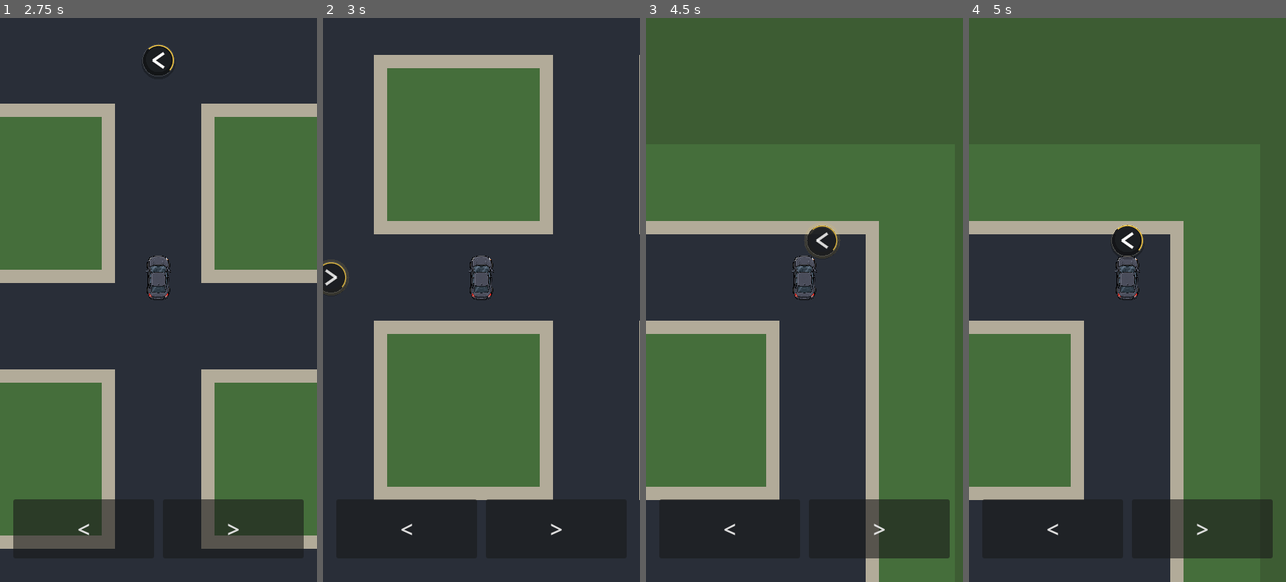
Above: before the commit, frames 1-4 (left to right).
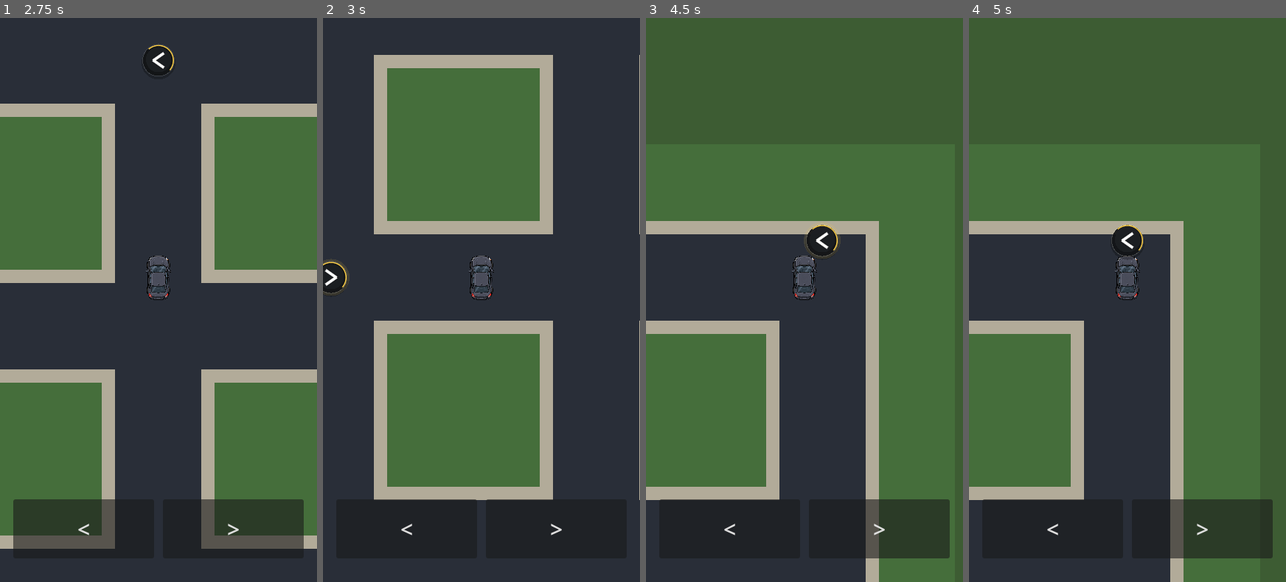
Above: after the commit, the same moments.

Repository: patrickcallahancomedy/comedian
Game: Godot game, scene res://scenes/drive/drive_module.tscn
Two runs of this game, one before a commit and one after it. Both use one fixed random seed, a clock stepped at 60 frames per second and the inputs below.
Inputs (mouse positions are in pixels of both pictures, inside the frame that each line leads up to):
- Up to frame 1 (2.75 s): click "START" at 0.5 s; tap Enter (ui_accept) at 1.25, 1.52 s; move the mouse to (228, 271) at 1.27 s; hold Right 1.28-2 s; tap Space at 1.35 s; click (228, 271) at 1.42 s; drag from (95, 328) to (142, 412) at 2.02 s
- Up to frame 2 (3 s): move the mouse to (513, 175) at 2.77 s; hold Right from 2.78 s (still down); tap Space at 2.85 s
- Up to frame 3 (4.5 s): release Right at 3.5 s; drag from (788, 412) to (709, 215) at 3.52 s; move the mouse to (899, 384) at 4.27 s; hold Left from 4.28 s (still down); tap Space at 4.35 s
- Up to frame 4 (5 s): keep holding Left; tap Enter (ui_accept) at 4.52 s

Frame 1 is identical in both runs. In frame 2, 0.1% of the frame differs, in the area x 0-9%, y 42-49%; in frame 3, 0.1%, in the area x 49-62%, y 36-43%; in frame 4, less than 0.1%.

Commit message:
Fix completed turn markers and style highway

Diff:
--- a/godot/scripts/drive/drive_grid_controller.gd
+++ b/godot/scripts/drive/drive_grid_controller.gd
@@ -28,7 +28,18 @@
 const NEIGHBORHOOD_VISUAL_PADDING_CELLS := 1.5
 const NEIGHBORHOOD_EDGE_COLOR := Color(0.24, 0.36, 0.20)
 const CONNECTOR_COLOR := Color(0.93, 0.56, 0.20)
-const HIGHWAY_COLOR := Color(0.72, 0.42, 0.58)
+const HIGHWAY_ASPHALT_COLOR := Color(0.115, 0.125, 0.145)
+const HIGHWAY_ASPHALT_ALT := Color(0.135, 0.145, 0.165)
+const HIGHWAY_TEXTURE_COLOR := Color(0.04, 0.045, 0.055, 0.22)
+const HIGHWAY_SHOULDER_COLOR := Color(0.20, 0.21, 0.22)
+const HIGHWAY_MARKING_COLOR := Color(0.93, 0.92, 0.86, 0.92)
+const HIGHWAY_EDGE_COLOR := Color(0.97, 0.96, 0.90, 0.96)
+const HIGHWAY_EXIT_GUIDE_COLOR := Color(1.0, 0.78, 0.24, 0.90)
+const HIGHWAY_TERRAIN_COLOR := Color(0.20, 0.29, 0.20)
+const HIGHWAY_TERRAIN_ALT := Color(0.23, 0.32, 0.22)
+const HIGHWAY_TERRAIN_GRID_COLOR := Color(0.08, 0.12, 0.08, 0.24)
+const HIGHWAY_TERRAIN_PADDING := 90.0
+const HIGHWAY_TERRAIN_CELL := 20.0
 const CITY_COLOR := Color(0.42, 0.44, 0.48)
 const GRID_COLOR := Color(0.08, 0.09, 0.09, 0.45)
 const BORDER_COLOR := Color(0.93, 0.92, 0.86)
@@ -426,6 +437,7 @@
 
 	_draw_neighborhood()
 
+	_draw_highway_surroundings()
 	_draw_world_rect(MAP.CONNECTOR_ONE_RECT, CONNECTOR_COLOR)
 	_draw_highway()
 	_draw_city_connector()
@@ -603,37 +615,158 @@
 	draw_colored_polygon(points, CONNECTOR_COLOR)
 
 
+func _draw_highway_surroundings() -> void:
+	var rect := Rect2(
+		Vector2(
+			MAP.HIGHWAY_RECT.position.x,
+			MAP.HIGHWAY_RECT.position.y - HIGHWAY_TERRAIN_PADDING
+		),
+		Vector2(
+			MAP.HIGHWAY_RECT.size.x,
+			MAP.HIGHWAY_RECT.size.y + HIGHWAY_TERRAIN_PADDING * 2.0
+		)
+	)
+
+	var columns := int(ceil(rect.size.x / HIGHWAY_TERRAIN_CELL))
+	var rows := int(ceil(rect.size.y / HIGHWAY_TERRAIN_CELL))
+
+	for row in range(rows):
+		for column in range(columns):
+			var cell_position := rect.position + Vector2(
+				float(column) * HIGHWAY_TERRAIN_CELL,
+				float(row) * HIGHWAY_TERRAIN_CELL
+			)
+			var cell_size := Vector2(
+				minf(HIGHWAY_TERRAIN_CELL, rect.end.x - cell_position.x),
+				minf(HIGHWAY_TERRAIN_CELL, rect.end.y - cell_position.y)
+			)
+			var color := HIGHWAY_TERRAIN_COLOR
+			if (row + column) % 2 == 1:
+				color = HIGHWAY_TERRAIN_ALT
+			_draw_world_rect(Rect2(cell_position, cell_size), color)
+
+	var x := rect.position.x + HIGHWAY_TERRAIN_CELL
+	while x < rect.end.x:
+		_draw_world_line(
+			Vector2(x, rect.position.y),
+			Vector2(x, rect.end.y),
+			HIGHWAY_TERRAIN_GRID_COLOR,
+			0.8
+		)
+		x += HIGHWAY_TERRAIN_CELL
+
+	var y := rect.position.y + HIGHWAY_TERRAIN_CELL
+	while y < rect.end.y:
+		_draw_world_line(
+			Vector2(rect.position.x, y),
+			Vector2(rect.end.x, y),
+			HIGHWAY_TERRAIN_GRID_COLOR,
+			0.8
+		)
+		y += HIGHWAY_TERRAIN_CELL
+
+
 func _draw_highway() -> void:
-	_draw_world_rect(MAP.HIGHWAY_RECT, HIGHWAY_COLOR)
-
+	# Alternate very subtle lane bands so the asphalt has depth without
+	# reading like the old grid placeholder.
+	for lane in range(MAP.HIGHWAY_LANES):
+		var lane_rect := Rect2(
+			Vector2(
+				MAP.HIGHWAY_RECT.position.x,
+				MAP.HIGHWAY_RECT.position.y + lane * MAP.HIGHWAY_LANE_WIDTH
+			),
+			Vector2(MAP.HIGHWAY_RECT.size.x, MAP.HIGHWAY_LANE_WIDTH)
+		)
+		var lane_color := HIGHWAY_ASPHALT_COLOR
+		if lane % 2 == 1:
+			lane_color = HIGHWAY_ASPHALT_ALT
+		_draw_world_rect(lane_rect, lane_color)
+
+	# Narrow shoulders live inside the highway footprint so the road remains
+	# the same logical four-lane width.
+	var shoulder_width := 2.2
+	_draw_world_rect(
+		Rect2(
+			MAP.HIGHWAY_RECT.position,
+			Vector2(MAP.HIGHWAY_RECT.size.x, shoulder_width)
+		),
+		HIGHWAY_SHOULDER_COLOR
+	)
+	_draw_world_rect(
+		Rect2(
+			Vector2(MAP.HIGHWAY_RECT.position.x, MAP.HIGHWAY_RECT.end.y - shoulder_width),
+			Vector2(MAP.HIGHWAY_RECT.size.x, shoulder_width)
+		),
+		HIGHWAY_SHOULDER_COLOR
+	)
+
+	# Subtle deterministic asphalt streaks give motion texture without using
+	# an embedded image asset.
+	for column in range(MAP.HIGHWAY_COLUMNS):
+		var column_x := MAP.HIGHWAY_RECT.position.x + float(column) * MAP.HIGHWAY_CELL
+		for lane in range(MAP.HIGHWAY_LANES):
+			var lane_center_y := (
+				MAP.HIGHWAY_RECT.position.y
+				+ float(lane) * MAP.HIGHWAY_LANE_WIDTH
+				+ MAP.HIGHWAY_LANE_WIDTH * 0.5
+			)
+			var offset_y := float(((column + lane * 2) % 3) - 1) * 1.15
+			var streak_start := column_x + 3.0 + float((column + lane) % 3)
+			var streak_length := 5.0 + float((column * 2 + lane) % 4)
+			_draw_world_line(
+				Vector2(streak_start, lane_center_y + offset_y),
+				Vector2(streak_start + streak_length, lane_center_y + offset_y),
+				HIGHWAY_TEXTURE_COLOR,
+				0.65
+			)
+
+	# Dashed lane dividers replace the old full grid lines.
 	for lane in range(1, MAP.HIGHWAY_LANES):
-		var y := MAP.HIGHWAY_RECT.position.y + lane * MAP.HIGHWAY_LANE_WIDTH
-		_draw_world_line(
-			Vector2(MAP.HIGHWAY_RECT.position.x, y),
-			Vector2(MAP.HIGHWAY_RECT.end.x, y),
-			BORDER_COLOR,
-			1.5
-		)
-
-	for column in range(1, MAP.HIGHWAY_COLUMNS):
-		var x := MAP.HIGHWAY_RECT.position.x + column * MAP.HIGHWAY_CELL
-		_draw_world_line(
-			Vector2(x, MAP.HIGHWAY_RECT.position.y),
-			Vector2(x, MAP.HIGHWAY_RECT.end.y),
-			GRID_COLOR,
-			1.0
-		)
-
-	_draw_world_rect_outline(MAP.HIGHWAY_RECT, BORDER_COLOR, 3.0)
-
-	var exit_rect := Rect2(
-		Vector2(
-			MAP.HIGHWAY_RECT.end.x - MAP.HIGHWAY_CELL,
-			MAP.HIGHWAY_RECT.position.y + MAP.HIGHWAY_EXIT_LANE * MAP.HIGHWAY_LANE_WIDTH
-		),
-		Vector2(MAP.HIGHWAY_CELL, MAP.HIGHWAY_LANE_WIDTH)
-	)
-	_draw_world_rect_outline(exit_rect, Color(1.0, 0.92, 0.34), 3.0)
+		var divider_y := MAP.HIGHWAY_RECT.position.y + lane * MAP.HIGHWAY_LANE_WIDTH
+		var dash_x := MAP.HIGHWAY_RECT.position.x + 4.0
+		while dash_x < MAP.HIGHWAY_RECT.end.x:
+			var dash_end := minf(dash_x + 8.0, MAP.HIGHWAY_RECT.end.x)
+			_draw_world_line(
+				Vector2(dash_x, divider_y),
+				Vector2(dash_end, divider_y),
+				HIGHWAY_MARKING_COLOR,
+				0.9
+			)
+			dash_x += 16.0
+
+	# Solid outside edge lines make it read as a road rather than a panel.
+	_draw_world_line(
+		Vector2(MAP.HIGHWAY_RECT.position.x, MAP.HIGHWAY_RECT.position.y + shoulder_width),
+		Vector2(MAP.HIGHWAY_RECT.end.x, MAP.HIGHWAY_RECT.position.y + shoulder_width),
+		HIGHWAY_EDGE_COLOR,
+		1.15
+	)
+	_draw_world_line(
+		Vector2(MAP.HIGHWAY_RECT.position.x, MAP.HIGHWAY_RECT.end.y - shoulder_width),
+		Vector2(MAP.HIGHWAY_RECT.end.x, MAP.HIGHWAY_RECT.end.y - shoulder_width),
+		HIGHWAY_EDGE_COLOR,
+		1.15
+	)
+
+	# A restrained amber guide in the last stretch hints at the exit without
+	# restoring the old boxed-in exit cell.
+	var exit_edge_y := (
+		MAP.HIGHWAY_RECT.position.y
+		+ MAP.HIGHWAY_EXIT_LANE * MAP.HIGHWAY_LANE_WIDTH
+		+ 1.25
+	)
+	_draw_world_line(
+		Vector2(MAP.HIGHWAY_RECT.end.x - 55.0, exit_edge_y),
+		Vector2(MAP.HIGHWAY_RECT.end.x, exit_edge_y),
+		HIGHWAY_EXIT_GUIDE_COLOR,
+		1.2
+	)
+
+	_draw_world_rect_outline(
+		MAP.HIGHWAY_RECT,
+		Color(0.03, 0.035, 0.045, 0.85),
+		1.0
+	)
 
 
 func _draw_destination() -> void:
--- a/godot/scripts/drive/drive_navigation.gd
+++ b/godot/scripts/drive/drive_navigation.gd
@@ -115,6 +115,16 @@
 	if target_key != displayed_key and target_key != pending_key:
 		pending_hint = target
 		if displayed_hint.is_empty():
+			_start_pending_hint()
+		elif _displayed_hint_is_current_cell():
+			# A correct turn changes the route while the car is still on the
+			# marked intersection. Clear that completed cue immediately so it
+			# never hangs under/behind the car.
+			displayed_hint = {}
+			marker_phase = "idle"
+			marker_phase_time = 0.0
+			marker_alpha = 0.0
+			marker_scale = 0.86
 			_start_pending_hint()
 		else:
 			marker_phase = "fade_out"
@@ -155,6 +165,20 @@
 			marker_scale = 0.86
 
 
+func _displayed_hint_is_current_cell() -> bool:
+	if drive == null or displayed_hint.is_empty():
+		return false
+
+	var cell: Vector2i = displayed_hint.get("cell", Vector2i(-99, -99))
+	match drive.road_kind:
+		"neighborhood":
+			return cell == drive.neighborhood_cell
+		"city":
+			return cell == drive.city_cell
+
+	return false
+
+
 func _start_pending_hint() -> void:
 	if pending_hint.is_empty():
 		displayed_hint = {}
